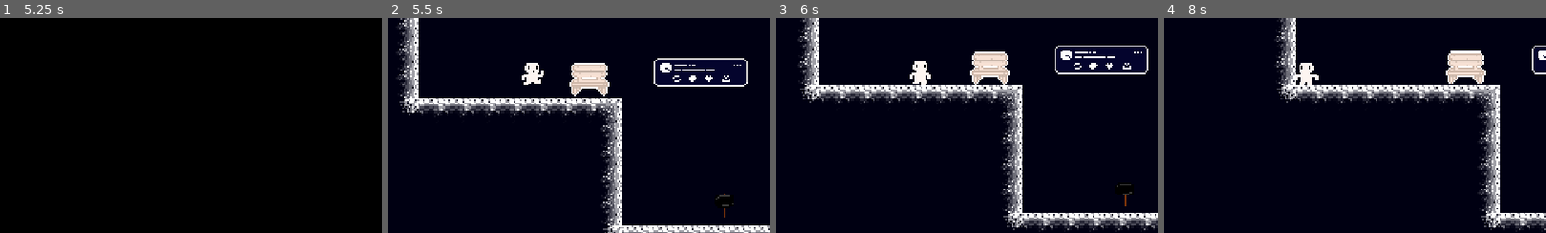
Above: before the commit, frames 1-4 (left to right).
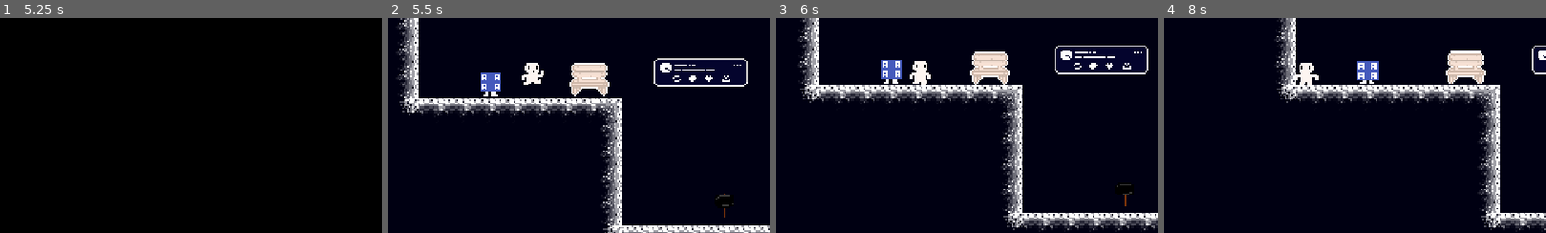
Above: after the commit, the same moments.

Repository: ilmoruuu/dontScroll
Game: Godot game, scene res://scenes/ui/main_menu.tscn
Same seed, same stepped clock (60 frames per second), same inputs: the game is played once before the commit and once after it.
Inputs:
- Up to frame 1 (5.25 s): click "Iniciar" at 0.5 s; tap Enter (ui_accept) at 1.25, 1.52, 2.27, 3.5, 3.77, 4.52 s; hold Right (ui_right) 1.28-2.78 s; tap F (interact) at 1.35, 2.85, 4.35 s; tap D (use_item) at 2.1, 3.6, 5.1 s; hold Left (ui_left) 2.78-3.53 s; hold Right (ui_right) 3.53-5.03 s; hold Left (ui_left) from 5.03 s (still down)
- Up to frame 2 (5.5 s): keep holding Left (ui_left); tap Enter (ui_accept) at 5.27 s
- Up to frame 3 (6 s): release Left (ui_left) at 5.78 s; hold Right (ui_right) from 5.78 s (still down); tap F (interact) at 5.85 s
- Up to frame 4 (8 s): release Right (ui_right) at 6.53 s; hold Left (ui_left) from 6.53 s (still down); tap D (use_item) at 6.6 s; tap Enter (ui_accept) at 6.77, 7.52 s; tap F (interact) at 7.35 s
The pictures show only the part of the screen within x 31-81%, y 37-87%; the shares and areas given below are measured in that part.

Frame 1 is identical in both runs. In frame 2, 0.5% of the frame differs, in the area x 24-30%, y 25-37%; in frame 3, 0.5%; in frame 4, 0.6%, in the area x 50-57%, y 20-31%.

Commit message:
feat: inimigo aribook na fase1

Diff:
--- a/dont-scroll/entities/enemies/aribook.tscn
+++ b/dont-scroll/entities/enemies/aribook.tscn
@@ -1,6 +1,7 @@
 [gd_scene format=3 uid="uid://dk85fxcwyw8nw"]
 
 [ext_resource type="Texture2D" uid="uid://ni6x0evw3wb5" path="res://assets/enemies/idle/aribook.png" id="1_46efw"]
+[ext_resource type="Script" uid="uid://bwcs3bcuc0rro" path="res://entities/enemies/enemy.gd" id="1_jgn1o"]
 
 [sub_resource type="RectangleShape2D" id="RectangleShape2D_jqp7e"]
 size = Vector2(4, 4)
@@ -28,15 +29,24 @@
 }]
 
 [node name="aribook" type="CharacterBody2D" unique_id=2017140662]
+position = Vector2(-88, 144)
+script = ExtResource("1_jgn1o")
 
 [node name="CollisionShape2D" type="CollisionShape2D" parent="." unique_id=2136977112]
 position = Vector2(12, 14)
 shape = SubResource("RectangleShape2D_jqp7e")
 
 [node name="AnimatedSprite2D" type="AnimatedSprite2D" parent="." unique_id=1859262747]
-position = Vector2(12, 14)
-scale = Vector2(0.28124994, 0.25)
+position = Vector2(-88, 144)
+scale = Vector2(1.124, 1)
 sprite_frames = SubResource("SpriteFrames_jqp7e")
 animation = &"idle"
 autoplay = "idle"
-frame_progress = 0.47750786
+
+[node name="FloorCheck" type="RayCast2D" parent="." unique_id=1739175082]
+position = Vector2(15, 20)
+target_position = Vector2(0, 30)
+
+[node name="WallCheck" type="RayCast2D" parent="." unique_id=1397164340]
+position = Vector2(15, 0)
+target_position = Vector2(25, 0)
--- /dev/null
+++ b/dont-scroll/entities/enemies/enemy.gd
@@ -0,0 +1,29 @@
+extends CharacterBody2D
+
+
+@export var speed := 40.0
+@export var gravity := 900.0
+
+
+var direction := 1
+
+
+@onready var floor_check = $FloorCheck
+@onready var wall_check = $WallCheck
+
+
+func _physics_process(delta):
+
+	velocity.x = 0
+	velocity.y = 0
+
+	move_and_slide()
+
+
+func change_direction():
+
+	direction *= -1
+
+
+	if has_node("AnimatedSprite2D"):
+		$AnimatedSprite2D.flip_h = direction < 0
--- a/dont-scroll/scenes/levels/fase1.tscn
+++ b/dont-scroll/scenes/levels/fase1.tscn
@@ -13,6 +13,7 @@
 [ext_resource type="PackedScene" uid="uid://28rqkifmmhr7" path="res://entities/PUs/PU_cap_and_pillow.tscn" id="11_mhm5o"]
 [ext_resource type="PackedScene" uid="uid://cyclxrltpbhhd" path="res://entities/PUs/PU_hammer.tscn" id="12_pvllh"]
 [ext_resource type="PackedScene" uid="uid://ckjmesgeei2jv" path="res://entities/PUs/PU_juice.tscn" id="13_d1ex0"]
+[ext_resource type="PackedScene" uid="uid://dk85fxcwyw8nw" path="res://entities/enemies/aribook.tscn" id="14_h28po"]
 
 [sub_resource type="PhysicsMaterial" id="PhysicsMaterial_4bc74"]
 
@@ -58,13 +59,12 @@
 
 [node name="CanvasLayer" type="CanvasLayer" parent="." unique_id=2013826959]
 
-[node name="ProgressBar" parent="CanvasLayer" unique_id=1379656205 node_paths=PackedStringArray("target") instance=ExtResource("1_f125c")]
+[node name="ProgressBar" parent="CanvasLayer" unique_id=1379656205 instance=ExtResource("1_f125c")]
 offset_left = 16.0
 offset_top = 24.0
 offset_right = 116.0
 offset_bottom = 39.0
 max_value = 88.4
-target = NodePath("../../Player")
 
 [node name="ColorRect" type="ColorRect" parent="." unique_id=1390131299]
 z_index = -1
@@ -152,3 +152,8 @@
 
 [node name="Juice" parent="." unique_id=1110919637 instance=ExtResource("13_d1ex0")]
 position = Vector2(81, 227)
+
+[node name="Enemies" type="Node2D" parent="." unique_id=302892162]
+
+[node name="aribook" parent="Enemies" unique_id=2017140662 instance=ExtResource("14_h28po")]
+position = Vector2(-27, 7)
Not shown, added: dont-scroll/entities/enemies/enemy.gd.uid
